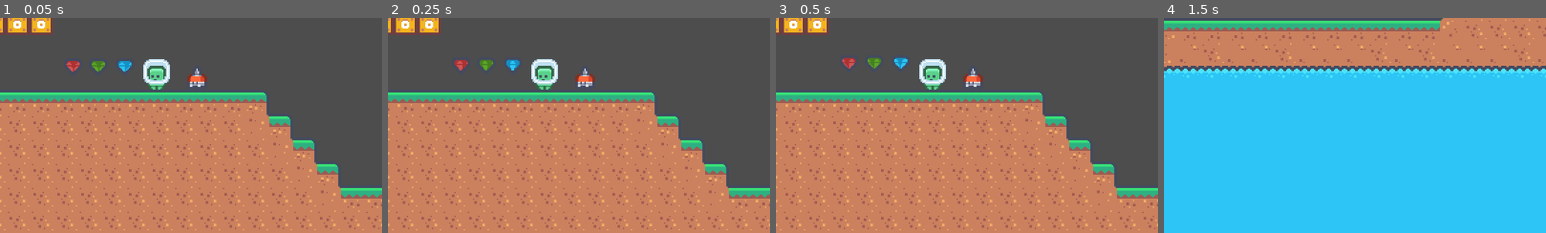
Above: before the commit, frames 1-4 (left to right).
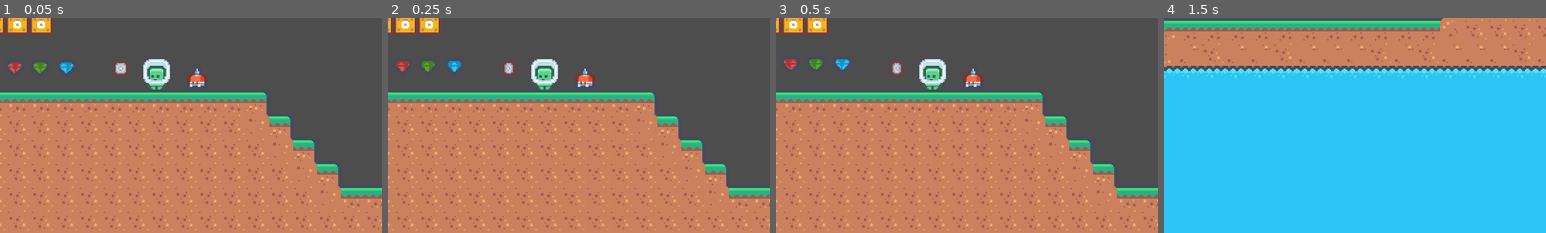
Above: after the commit, the same moments.

Repository: philipheindel/GodotPlatformer
Game: Godot game, scene res://main.tscn
Same seed, same stepped clock (60 frames per second), same inputs: the game is played once before the commit and once after it.
Inputs:
- Up to frame 1 (0.05 s): no input
- Up to frame 2 (0.25 s): no input
- Up to frame 3 (0.5 s): no input
- Up to frame 4 (1.5 s): click "Start" at 0.5 s; tap Enter (ui_accept) at 1.25 s; hold Right (ui_right) from 1.28 s (still down)
The pictures show only the part of the screen within x 30-80%, y 50-100%; the shares and areas given below are measured in that part.

The runs differ from the first frame. In frame 1, 0.9% of the frame differs, in the area x 2-35%, y 19-28%; in frame 2, 0.9%; in frame 3, 0.9%; in frame 4, nothing differs.

Commit message:
Added collection animation to coin

Diff:
--- a/items/coin/coin.gd
+++ b/items/coin/coin.gd
@@ -4,24 +4,19 @@
 @export_enum("Bronze", "Silver", "Gold", "Platinum") var coin_type: String = "Bronze"
 
 
-var collected: bool = false
-
-
 func _ready() -> void:
 	$Coin.play(coin_type.to_lower())
 
 
-func _process(delta) -> void:
-	if collected and not $AudioStreamPlayer.playing:
-		queue_free()
+func _on_area_2d_body_entered(body) -> void:
+	if body.name == "Player":
+		$AudioStreamPlayer.play()
+		$AnimationPlayer.play("collect")
+		body.add_coin()
 
 
-func _on_area_2d_body_entered(body) -> void:
-	if body.name == "Player":
-		collected = true
-		$AudioStreamPlayer.play()
-		body.add_coin()
-		visible = false
+func _on_animation_player_animation_finished(anim_name: StringName) -> void:
+	queue_free()
 
 
 func update_animation(coin_type: String) -> void:
--- a/items/coin/coin.tscn
+++ b/items/coin/coin.tscn
@@ -142,13 +142,46 @@
 [sub_resource type="CircleShape2D" id="CircleShape2D_vyf4o"]
 radius = 5.0
 
+[sub_resource type="Animation" id="Animation_2ivjv"]
+resource_name = "collect"
+length = 0.2
+tracks/0/type = "value"
+tracks/0/imported = false
+tracks/0/enabled = true
+tracks/0/path = NodePath("Coin:position")
+tracks/0/interp = 1
+tracks/0/loop_wrap = true
+tracks/0/keys = {
+"times": PackedFloat32Array(0, 0.2),
+"transitions": PackedFloat32Array(1, 1),
+"update": 0,
+"values": [Vector2(0, 0), Vector2(0, -6)]
+}
+tracks/1/type = "value"
+tracks/1/imported = false
+tracks/1/enabled = true
+tracks/1/path = NodePath("Coin:self_modulate")
+tracks/1/interp = 1
+tracks/1/loop_wrap = true
+tracks/1/keys = {
+"times": PackedFloat32Array(0, 0.2),
+"transitions": PackedFloat32Array(1, 1),
+"update": 0,
+"values": [Color(1, 1, 1, 1), Color(1, 1, 1, 0)]
+}
+
+[sub_resource type="AnimationLibrary" id="AnimationLibrary_oc30f"]
+_data = {
+"collect": SubResource("Animation_2ivjv")
+}
+
 [node name="Node2D" type="Node2D"]
 script = ExtResource("2_vr5gi")
 
 [node name="Coin" type="AnimatedSprite2D" parent="."]
 sprite_frames = SubResource("SpriteFrames_aix7a")
 animation = &"bronze"
-frame_progress = 0.197127
+frame_progress = 0.528401
 
 [node name="Area2D" type="Area2D" parent="Coin"]
 
@@ -159,4 +192,10 @@
 stream = ExtResource("3_pmrpu")
 bus = &"Coins"
 
+[node name="AnimationPlayer" type="AnimationPlayer" parent="."]
+libraries = {
+"": SubResource("AnimationLibrary_oc30f")
+}
+
 [connection signal="body_entered" from="Coin/Area2D" to="." method="_on_area_2d_body_entered"]
+[connection signal="animation_finished" from="AnimationPlayer" to="." method="_on_animation_player_animation_finished"]
--- a/items/gem/gem.tscn
+++ b/items/gem/gem.tscn
@@ -196,7 +196,7 @@
 [node name="AnimatedSprite2D" type="AnimatedSprite2D" parent="."]
 sprite_frames = SubResource("SpriteFrames_vlx2j")
 animation = &"blue"
-frame_progress = 0.593027
+frame_progress = 0.902482
 
 [node name="Area2D" type="Area2D" parent="AnimatedSprite2D"]
 
--- a/main.tscn
+++ b/main.tscn
@@ -1,9 +1,10 @@
-[gd_scene load_steps=7 format=3 uid="uid://com6enwuw43xy"]
+[gd_scene load_steps=8 format=3 uid="uid://com6enwuw43xy"]
 
 [ext_resource type="PackedScene" uid="uid://d0wf6oq4pnobl" path="res://levels/tile_map.tscn" id="1_pml2k"]
 [ext_resource type="Script" path="res://main.gd" id="1_sirwo"]
 [ext_resource type="PackedScene" uid="uid://q60upyhtmqod" path="res://entities/player/player.tscn" id="2_tpj0s"]
 [ext_resource type="PackedScene" uid="uid://qvq28rkkouix" path="res://entities/coin_block/coin_block.tscn" id="3_xiees"]
+[ext_resource type="PackedScene" uid="uid://uqyuj5qrdujq" path="res://items/coin/coin.tscn" id="4_bg0oh"]
 [ext_resource type="PackedScene" uid="uid://b0yf2ne02xmlj" path="res://entities/drill_head/drill_head.tscn" id="6_so0t6"]
 [ext_resource type="PackedScene" uid="uid://c7a0poe57ccya" path="res://items/gem/gem.tscn" id="7_efooy"]
 
@@ -48,17 +49,21 @@
 position = Vector2(630, 42)
 
 [node name="Gem" parent="." instance=ExtResource("7_efooy")]
-position = Vector2(536, 37)
+position = Vector2(492, 38)
 gem_type = "Red"
 bounce = false
 
 [node name="Gem2" parent="." instance=ExtResource("7_efooy")]
-position = Vector2(555, 37)
+position = Vector2(511, 38)
 gem_type = "Green"
 bounce = false
 
 [node name="Gem3" parent="." instance=ExtResource("7_efooy")]
-position = Vector2(575, 37)
+position = Vector2(531, 38)
 bounce = false
 
+[node name="Node2D" parent="." instance=ExtResource("4_bg0oh")]
+position = Vector2(572, 38)
+coin_type = "Silver"
+
 [connection signal="button_up" from="Button" to="." method="_on_button_button_up"]
Not shown: 1 places in items/coin/coin.tscn that only renumber resources
